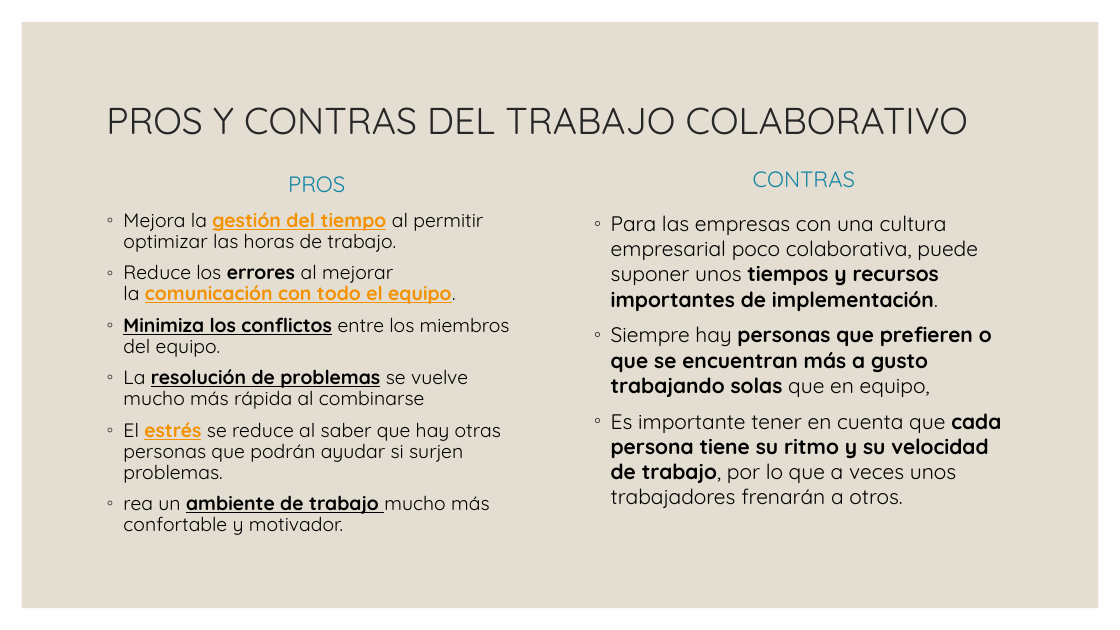
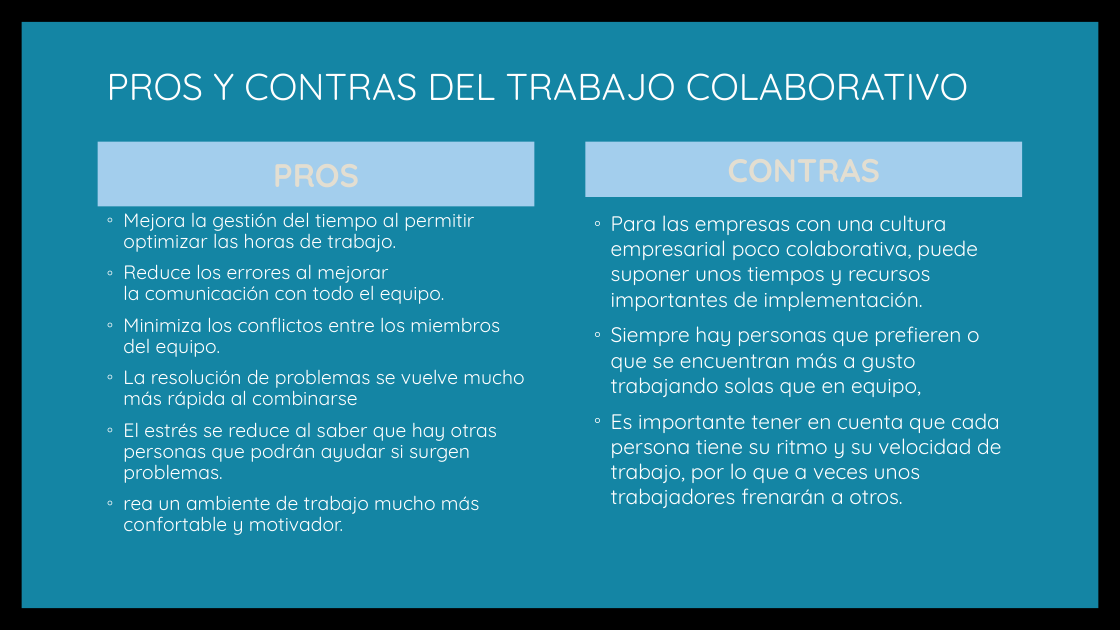
Before and after one commit to Jessica-Bonilla/PruebasTIC2019, a slide deck: slide 6 of Trabajo colaborativo.pptx. Drawn at 1120x630 pixels with LibreOffice and Linux fonts; fonts in the diff are those of the drawing; background and template pictures are left out. Boxes give left, top, right and bottom in pixels: in the first picture for what was removed or moved away, otherwise in the second. Text is boxed around its words. In the diff, an @@ line names an element or a change of style, - is before the commit and + after.

```diff
--- a/Trabajo colaborativo.pptx
+++ b/Trabajo colaborativo.pptx
@@ background #FFFFFF to picture (left out) @@
@@ rectangle at (22, 22, 1099, 608): fill #E3DED1 to #1485A4 @@
@@ title "PROS Y CONTRAS DEL TRABAJO ...": place and size @@
-title "PROS Y CONTRAS DEL TRABAJO ..." at (106, 107, 968, 135)
+title "PROS Y CONTRAS DEL TRABAJO ..." at (107, 73, 968, 101)
@@ title "PROS Y CONTRAS DEL TRABAJO ..." at (107, 73, 968, 101): text colour #262626 to #FFFFFF @@
@@ text "PROS": place and size @@
-text "PROS" at (288, 176, 345, 193)
+text "PROS" at (97, 142, 534, 207)
@@ text "PROS" at (97, 142, 534, 207): size 19 to 28 pt, text colour #1485A4 to #E3DED1, bold on; fill none to #A3CEED @@
@@ text "CONTRAS": place and size @@
-text "CONTRAS" at (753, 171, 855, 188)
+text "CONTRAS" at (586, 142, 1023, 197)
@@ text "CONTRAS" at (586, 142, 1023, 197): size 19 to 28 pt, text colour #1485A4 to #E3DED1, bold on; fill none to #A3CEED @@
@@ text at (123, 206, 524, 535): text colour #000000 to #FFFFFF in "Mejora la al permitir optimizar las horas ...", "Reduce los errores al mejorar la equipo.", "Minimiza los conflictos entre los miembros del ...", "La resolución de problemas se vuelve mucho ..." and 1 more places; text colour #F49100 to #FFFFFF in "gestión del tiempo", "comunicación con todo el equipo."; bold off in "gestión del tiempo", "errores comunicación con todo el equipo.", "Minimiza los conflictos", "resolución de problemas" and 1 more places; underline off in "gestión del tiempo", "comunicación con todo el equipo.", "Minimiza los conflictos", "resolución de problemas" and 1 more places; bullet colour #262626 to #FFFFFF @@
@@ text "Para las empresas con una ..." at (611, 215, 1001, 508): text colour #000000 to #FFFFFF; bold off in "tiempos y recursos importantes de implementación.", "personas que prefieren o que se encuentran ...", "cada persona tiene su ritmo y su ..."; bullet colour #262626 to #FFFFFF @@
@@ text at (123, 422, 497, 483): text changed; text colour #000000 to #FFFFFF @@
-◦ El estrés se reduce al saber que hay otras personas que podrán ayudar si surjen problemas.
+◦ El estrés se reduce al saber que hay otras personas que podrán ayudar si surgen problemas.
```
Also in this commit, not shown: 7 other slides changed, 2 other files.
